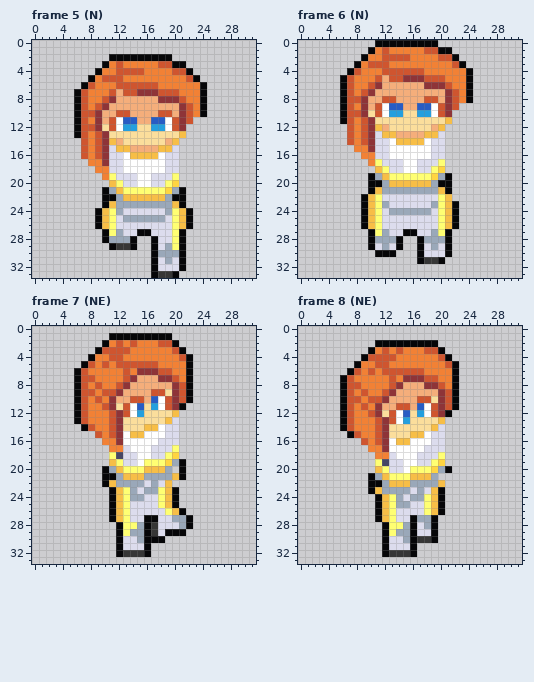
File history of a pixel-art file, Roguelike TBS/Assets/Sprites/Aseprite Files/PaladinWalk.ase. The picture above was drawn from the file before the commit.
32x34 pixels, 30 frames. Shown: frame 5 (N), frame 6 (N), frame 7 (NE), frame 8 (NE). The commit also changed other frames, which this record leaves out.
Once edited:
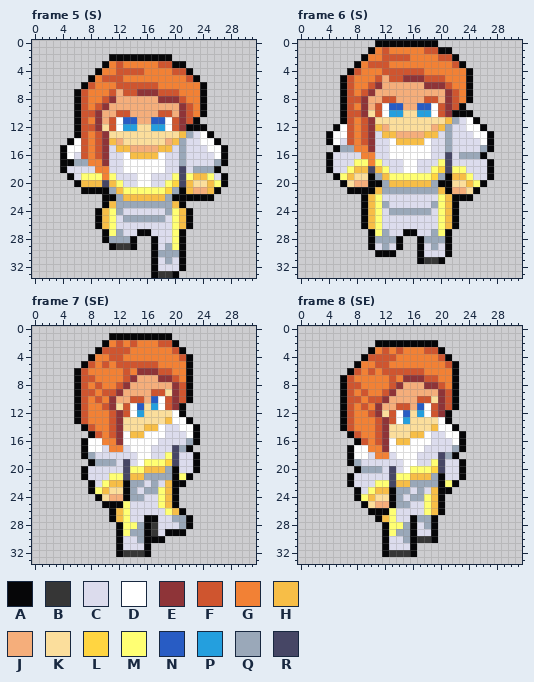
Palette (. is transparent): A #060608  B #363636  C #dcdced  D #ffffff  E #8e3438  F #cf552f  G #f28135  H #f7be47  J #f5ae7b  K #fbde9c  L #ffd541  M #ffff73  N #285cc4  P #249fde  Q #9aa8b9  R #464665
Difference:
layer "Front Arm" now shown
Changed rows in their new state; - is an unchanged pixel.
Frame 5 (S), layer "Front Arm":
first column x 4:
11 -------------------A----
12 ------------------AAA---
13 ------------------QCDA--
14 -AD--------------QCCDDA-
15 ADD--------------QCCCDDA
16 ADC--------------QCCCCDA
17 AAQQ-------------QCCCCQA
18 ACCCC------------RCQQQA-
19 -ACMMM-----------RMHHMCA
20 --AHHHR----------RHKKHMA
21 ---AAA------------HJJHA-
22 ------------------AAAA--
Frame 6 (S), layer "Front Arm":
first column x 4:
 9 -------------------A----
10 ------------------AAA---
11 ------------------QCDA--
12 -AD--------------QCCDDA-
13 ADD--------------QCCCDDA
14 ADC--------------QCCCCDA
15 -AQQ-------------QCCCCQA
16 ACCCC------------RCQQQA-
17 ACCCMM-----------RCCCCCA
18 ACCMHHR----------RMMCCCA
19 -AMHKK------------HHMCCA
20 --AKJJ------------KKHMA-
21 ---AAA------------JJKA--
22 ------------------AAA---
Frame 7 (SE), layer "Front Arm":
first column x 7:
12 -------------DA--
13 -------------DDA-
14 --------------DDA
15 -A------------CDA
16 ADD-----------CQA
17 ADDC---------RQA-
18 AQCCCC-------RCCA
19 -AQQQCR------RCCA
20 ACCCCCR------ACCA
21 ACCCMMR------AMA-
22 -ACM-HA------AA--
23 -AMHKKA----------
24 --AKJJA----------
25 ---A-A-----------
Frame 8 (SE), layer "Front Arm":
first column x 7:
13 -------------DA--
14 -------------DDA-
15 --------------DDA
16 -A------------CDA
17 ADD-----------CQA
18 ADDC---------RQA-
19 AQCCCC-------RCCA
20 -AQQQCR------RCCA
21 ACCCCCR------ACCA
22 ACCCMMR------AMA-
23 -ACM-HA-------A--
24 -AMHKKA----------
25 --AKJJA----------
26 ---A-A-----------
Pixel boxes of the changes (left, top, right, bottom) in both pictures:
added: (179, 117, 228, 201)
added: (60, 138, 109, 194)
added: (445, 103, 494, 201)
added: (326, 124, 375, 194)
changed: (172, 410, 200, 487)
changed: (81, 431, 130, 508)
changed: (438, 417, 466, 494)
changed: (347, 438, 396, 515)
